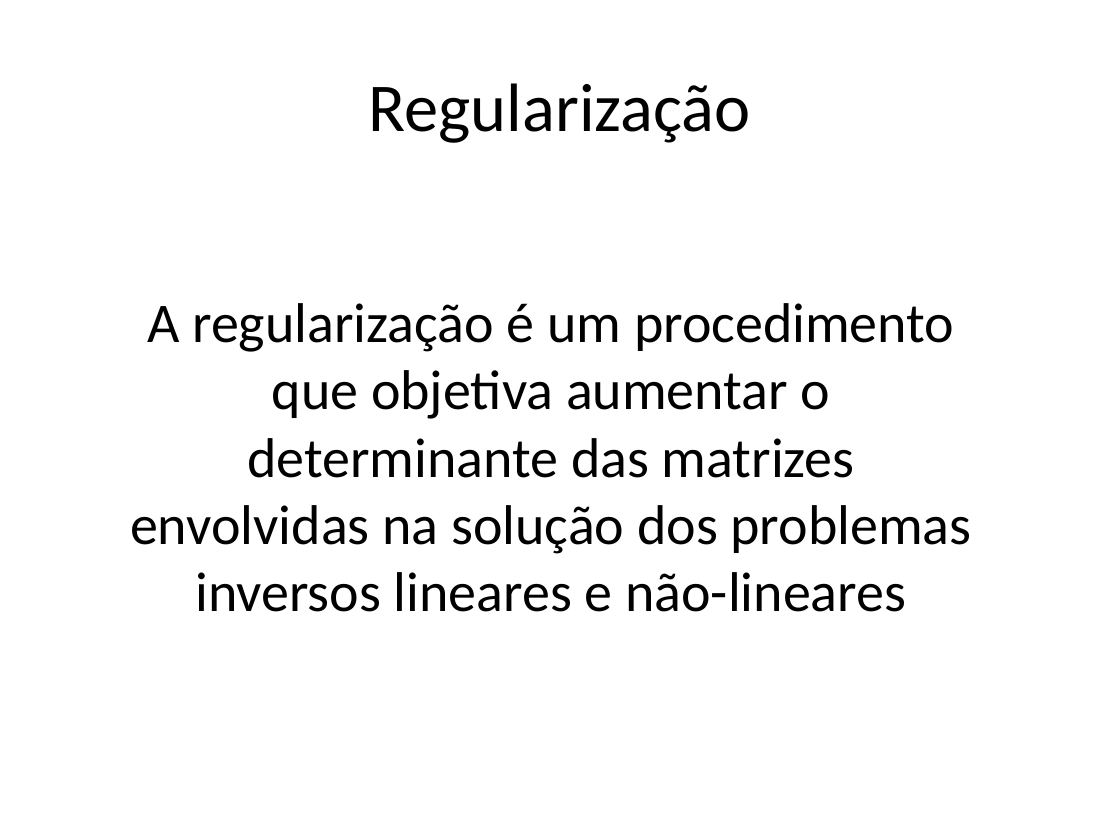
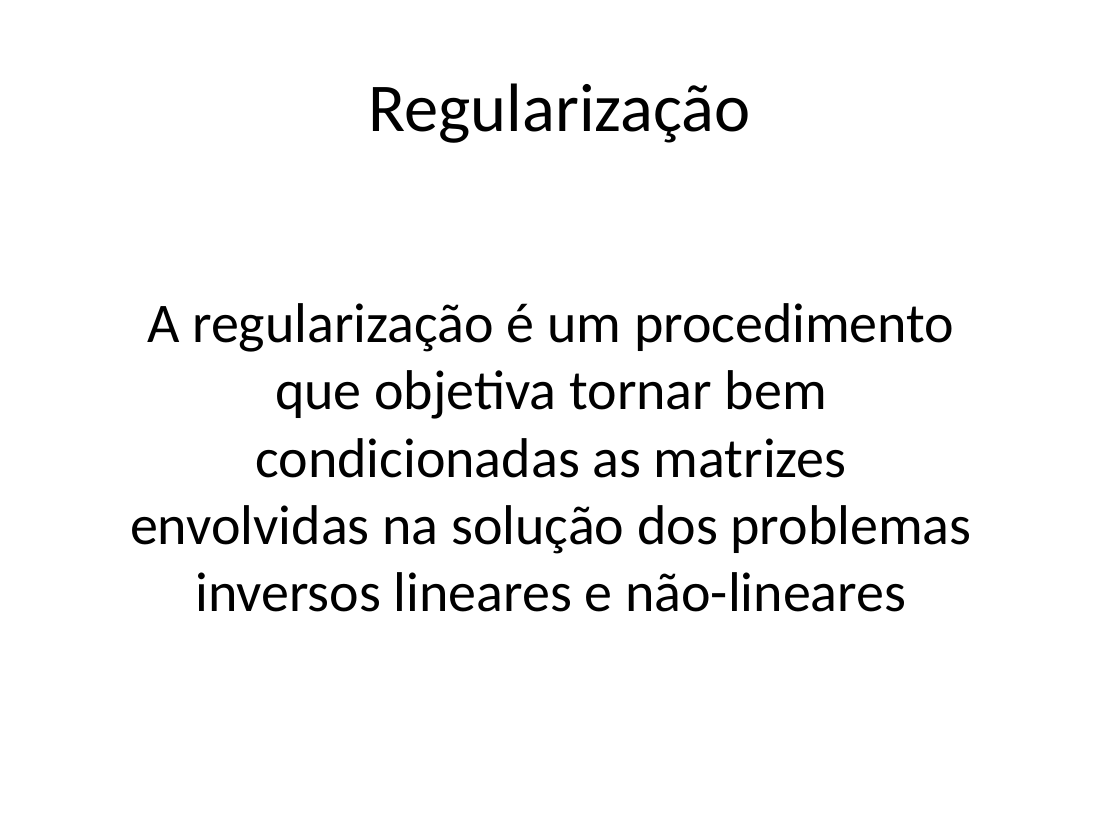
Before and after one commit to pinga-lab/inverse-problems-old, a slide deck: slide 104 of aulas/aula3/Regularizacao.pptx. Drawn at 1120x840 pixels with LibreOffice and Linux fonts; fonts in the diff are those of the drawing. Boxes give left, top, right and bottom in pixels: in the first picture for what was removed or moved away, otherwise in the second. Text is boxed around its words. In the diff, an @@ line names an element or a change of style, - is before the commit and + after.

Commit message:
Updated slides

```diff
--- a/aulas/aula3/Regularizacao.pptx
+++ b/aulas/aula3/Regularizacao.pptx
@@ text at (130, 303, 972, 612): text changed @@
-A regularização é um procedimento que objetiva aumentar o determinante das matrizes envolvidas na solução dos problemas inversos lineares e não-lineares
+A regularização é um procedimento que objetiva tornar bem condicionadas as matrizes envolvidas na solução dos problemas inversos lineares e não-lineares
```
Also in this commit, not shown: 4 other slides changed, 21 other files.
